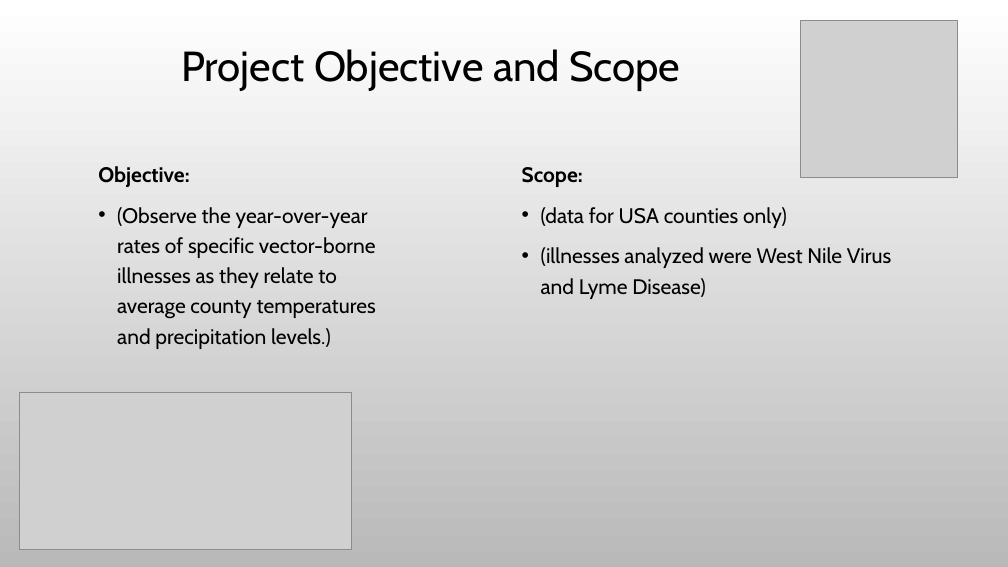
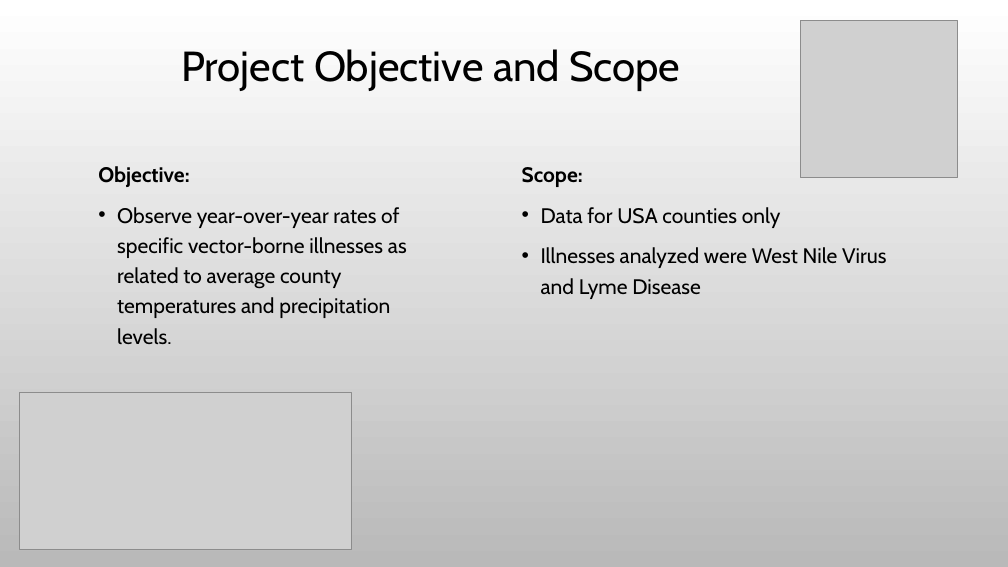
Before and after one commit to Evdawg/Project_3_Mosquito-borne_Diseases, a slide deck: slide 2 of Presentation.pptx. Drawn at 1008x567 pixels with LibreOffice and Linux fonts; fonts in the diff are those of the drawing; grey boxes stand for pictures; background and template pictures are left out. Boxes give left, top, right and bottom in pixels: in the first picture for what was removed or moved away, otherwise in the second. Text is boxed around its words. In the diff, an @@ line names an element or a change of style, - is before the commit and + after.

```diff
--- a/Presentation.pptx
+++ b/Presentation.pptx
@@ text at [117, 207, 407, 344]: text changed @@
-• (Observe the year-over-year rates of specific vector-borne illnesses as they relate to average county temperatures and precipitation levels.)
+• Observe year-over-year rates of specific vector-borne illnesses as related to average county temperatures and precipitation levels.
@@ text at [541, 207, 886, 299]: text changed @@
-• (data for USA counties only)
-• (illnesses analyzed were West Nile Virus and Lyme Disease)
+• Data for USA counties only
+• Illnesses analyzed were West Nile Virus and Lyme Disease
```
Also in this commit, not shown: 4 other slides changed, 1 slide removed, 1 other file.
